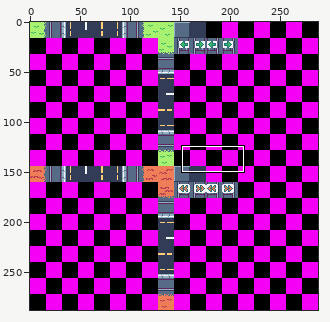
Sprite sheet: ExtraCreditsGameJam2019/Assets/Art/road/road_tiles.png. The first picture is a wide view before the edit; the outline marks the close-up.
Close-up. Before the edit:
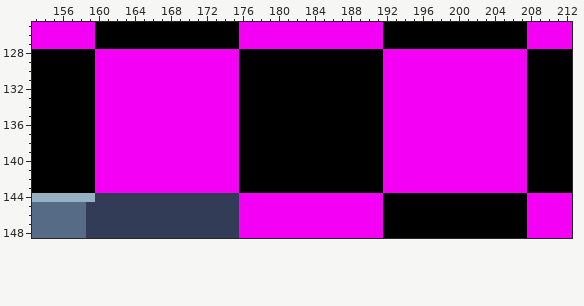
The file is 288x288 pixels. Colours within 5 levels of each other are drawn and written as one. Shown: x 153..212, y 125..148.
The same view after the edit:
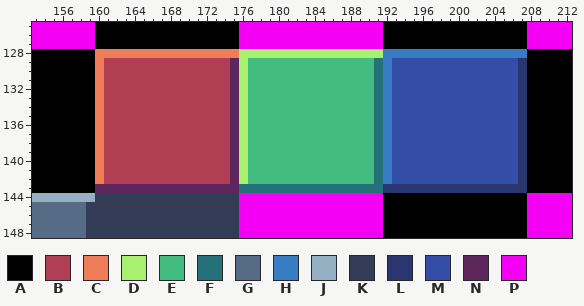
Palette (. is transparent): A #000000  B #b13e53  C #ef7d57  D #a7f070  E #42bc7f  F #257179  G #566c86  H #387dc4  J #94b0c2  K #333c57  L #29366f  M #344ea8  N #5d275d  P #f400f4
Changes in this commit:
The edit turns colour P into colour B in rows 129 to 142 at x 161 to 174.
The edit turns colour P into colour C in row 128 at x 160 to 175; in rows 129 to 142 at x 160.
The edit turns colour A into colour D in row 128 at x 176 to 191; in rows 129 to 142 at x 176.
The edit turns colour A into colour E in rows 129 to 142 at x 177 to 190.
The edit turns colour A into colour F in rows 129 to 142 at x 191; in row 143 at x 176 to 191.
The edit turns colour P into colour H in row 128 at x 192 to 207; in rows 129 to 142 at x 192.
The edit turns colour P into colour L in rows 129 to 142 at x 207; in row 143 at x 192 to 207.
The edit turns colour P into colour M in rows 129 to 142 at x 193 to 206.
The edit turns colour P into colour N in rows 129 to 142 at x 175; in row 143 at x 160 to 175.
